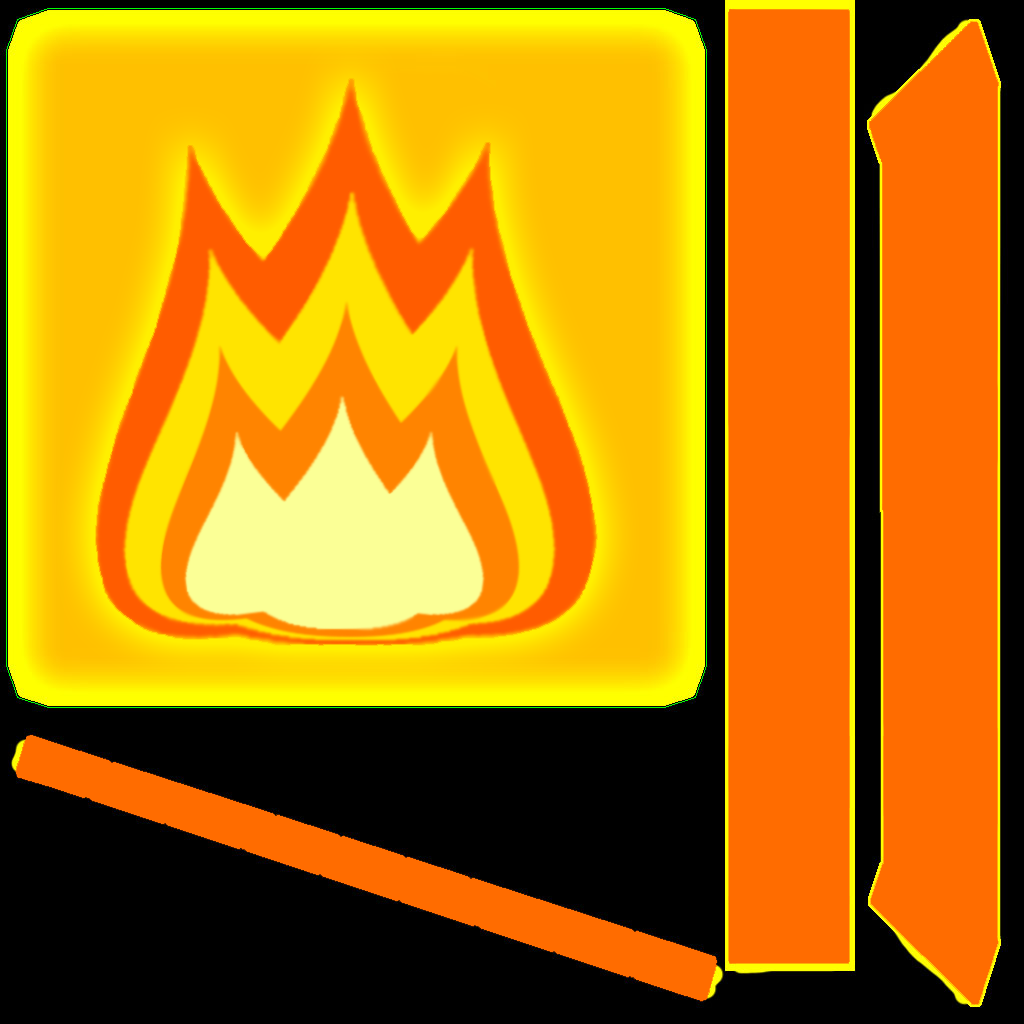
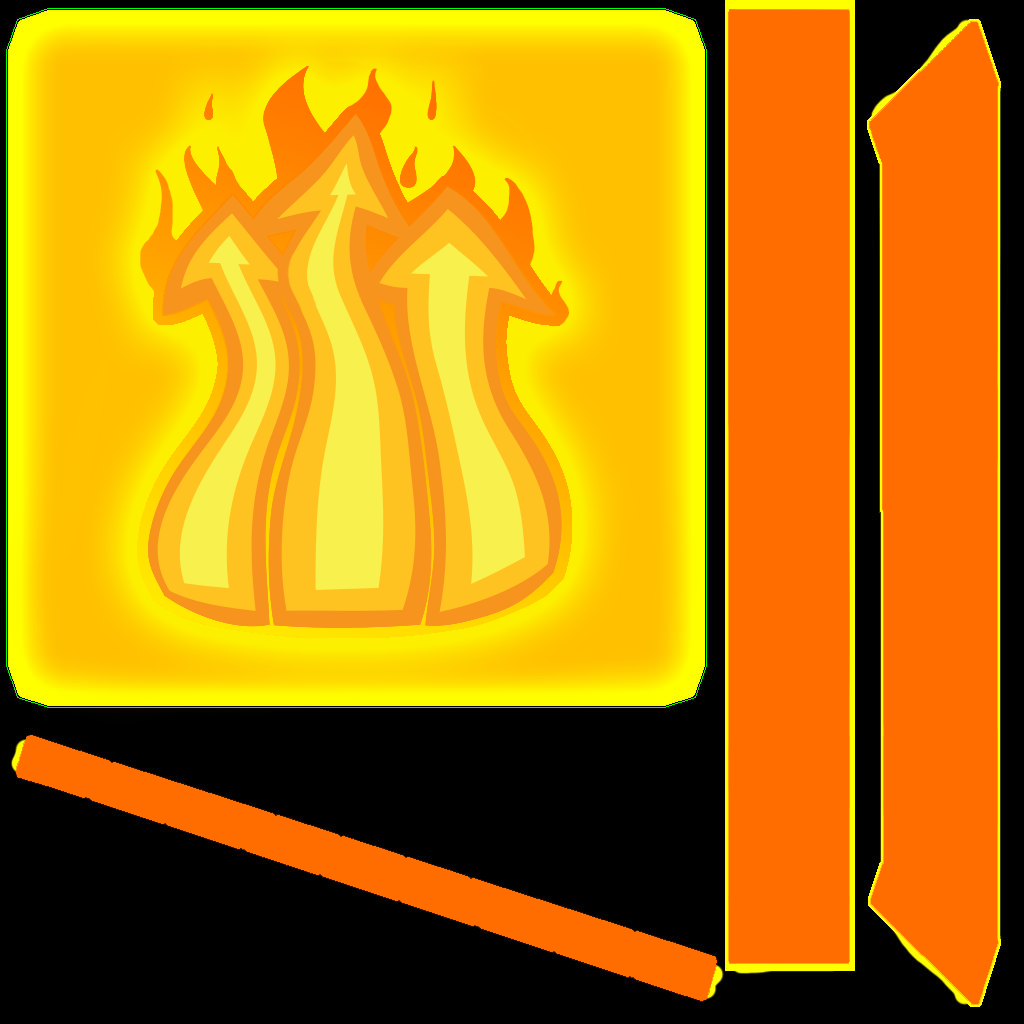
Revision of a layered 1024×1024 image; what changed, layer by layer:
added group "Fire" with 4 layers above "DarkMatter" over [0, 32, 685, 715]
hid "Layer 1", moved it into group "Fire", painted on it over [0, 32, 685, 715]
added layer "Layer 13" in group "Fire" over [276, 242, 332, 332]
added layer "Layer 14" in group "Fire" over [137, 66, 572, 638]
added layer "Layer 1 copy 5" in group "Fire" over [0, 32, 685, 715]
